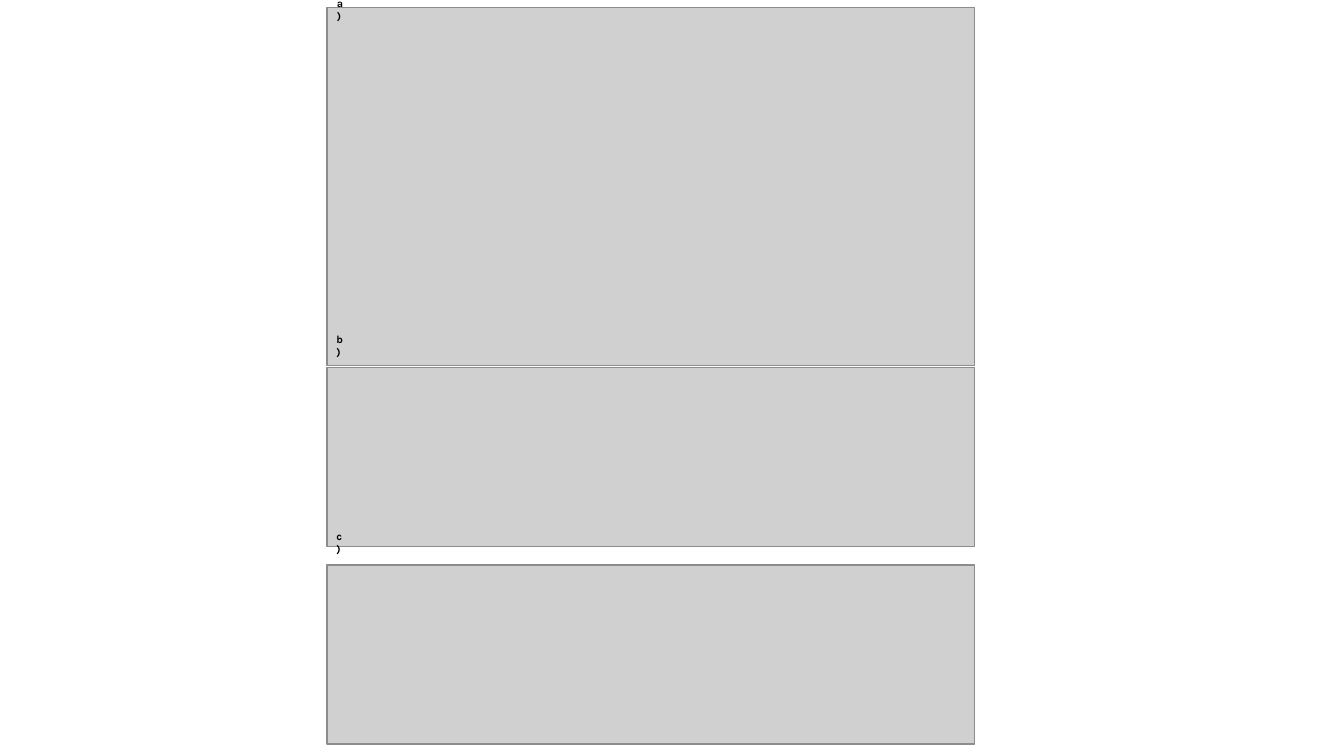
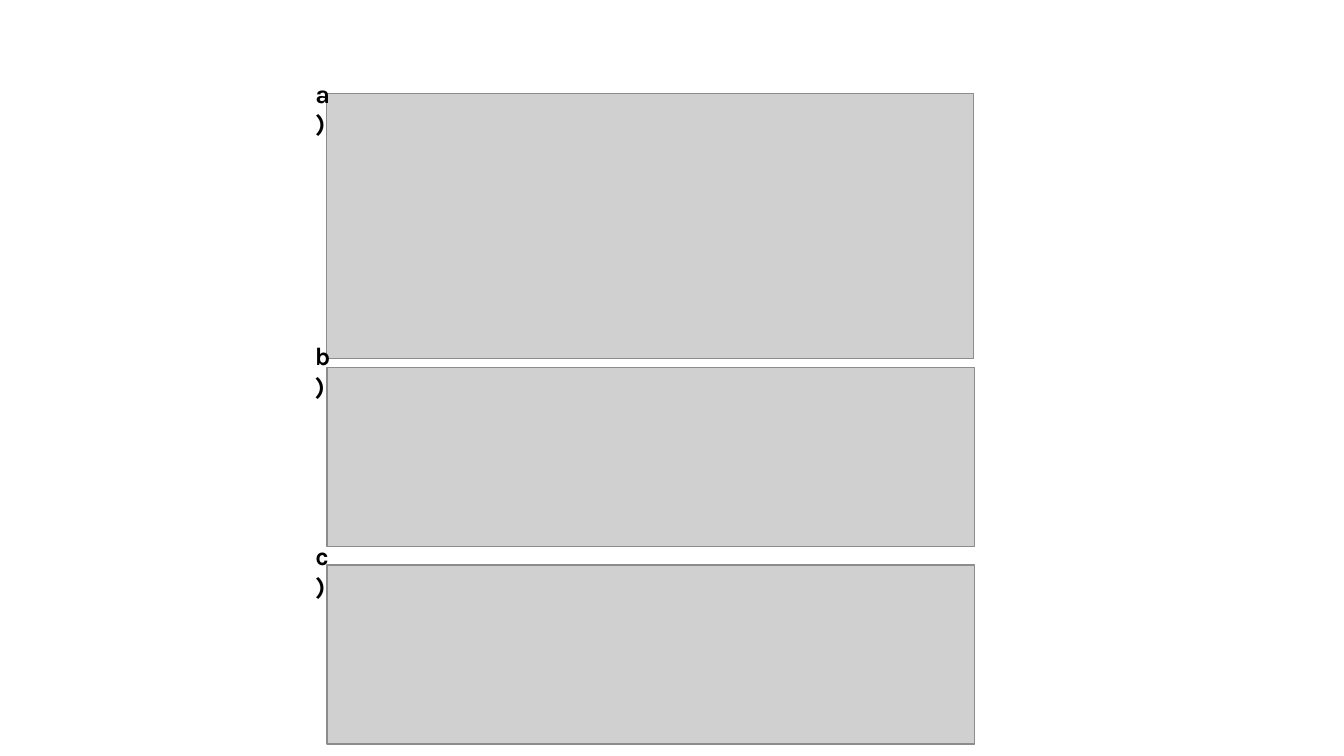
Before and after one commit to jensculrich/bombus_impatiens_pheno_and_diet, a slide deck: slide 1 of figure_panels.pptx (slide 3 before the commit). Drawn at 1344x756 pixels with LibreOffice and Linux fonts; fonts in the diff are those of the drawing; grey boxes stand for pictures. Boxes give left, top, right and bottom in pixels: in the first picture for what was removed or moved away, otherwise in the second. Text is boxed around its words. In the diff, an @@ line names an element or a change of style, - is before the commit and + after.

```diff
--- a/figure_panels.pptx
+++ b/figure_panels.pptx
@@ size 7.8 to 18 pt in 3 elements at <box>315,343,330,372</box>, <box>315,543,328,572</box>, <box>315,90,330,109</box> @@
@@ text "a)": place and size @@
-text "a)" at <box>337,0,343,8</box>
+text "a)" at <box>315,90,330,109</box>
@@ picture: place and size @@
-picture at <box>327,7,974,366</box>
+picture at <box>327,94,975,359</box>
@@ text "b)": place and size @@
-text "b)" at <box>336,335,343,343</box>
+text "b)" at <box>315,343,330,372</box>
@@ text "c)": place and size @@
-text "c)" at <box>336,534,342,540</box>
+text "c)" at <box>315,543,328,572</box>
```
Also in this commit, not shown: 1 other slide changed, 1 slide added, 3 slides removed, 24 other files.
